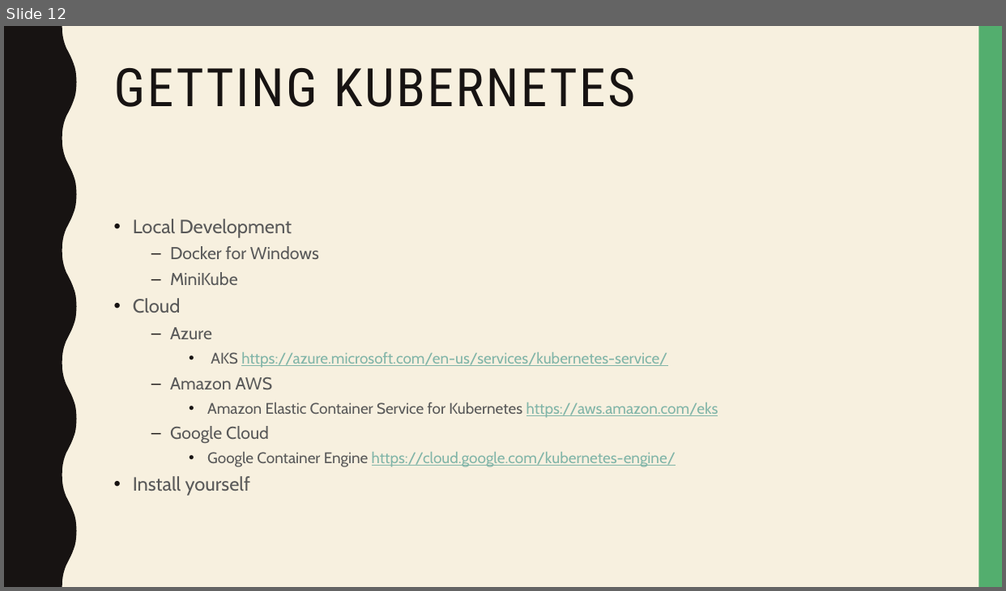
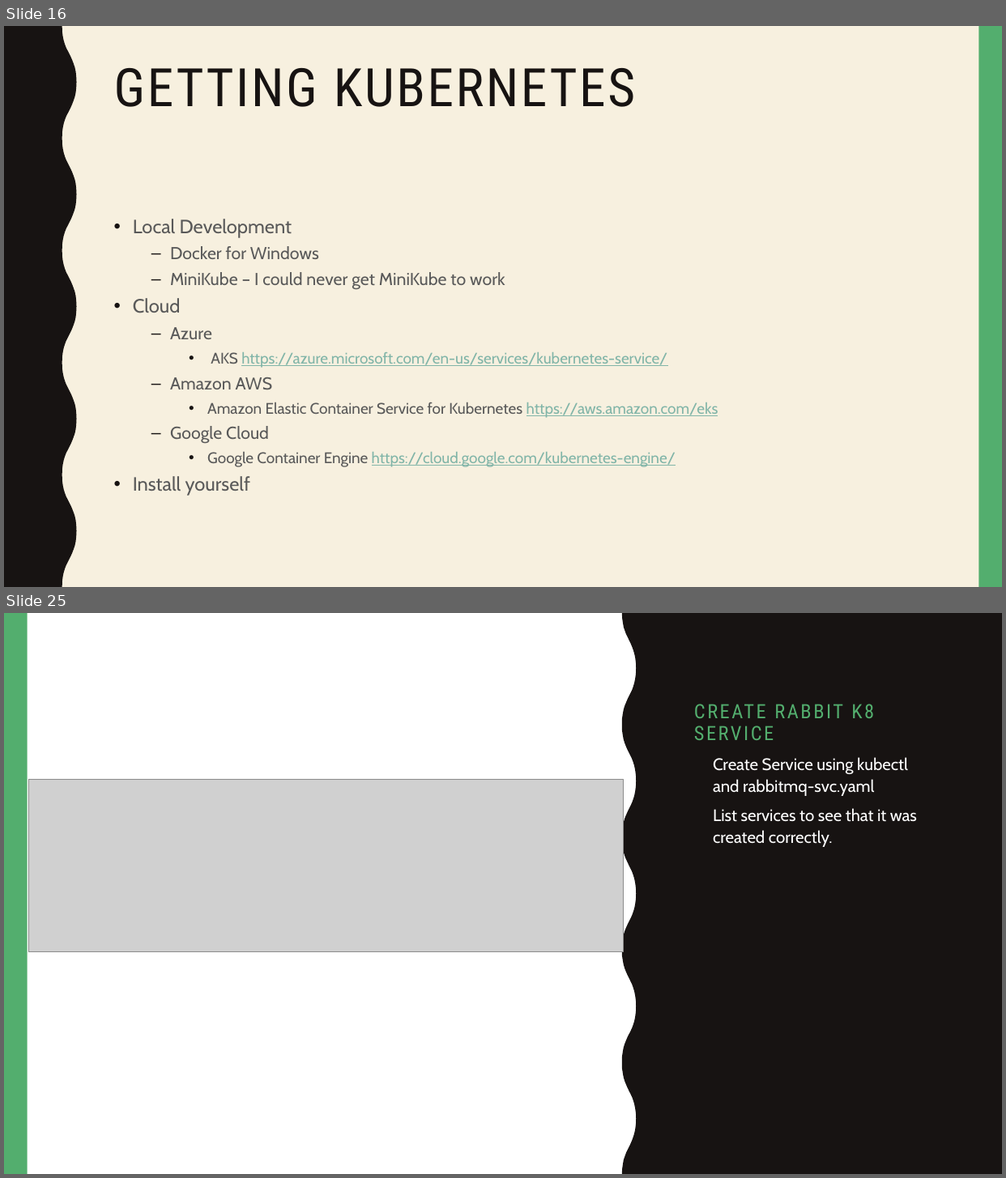
Before and after one commit to naveenvalecha/kubernetes-2018Presentation, a slide deck: k8 2018 Presentation.pptx. Shown one above the other, each under a label of ours: slide 12 before the commit, slides 16 and 25 after it; the slides between them are not shown. The pictures are 1006x591 and 1006x1178 pixels, drawn with LibreOffice and Linux fonts; fonts in the diff are those of the drawing; grey boxes stand for pictures. Boxes give left, top, right and bottom in pixels: in the first picture for what was removed or moved away, otherwise in the second. Text is boxed around its words. In the diff, an @@ line names an element or a change of style, - is before the commit and + after.

```diff
--- a/k8 2018 Presentation.pptx
+++ b/k8 2018 Presentation.pptx
@@ slide 25 added at (x1=4, y1=613, x2=1002, y2=1174), background #FFFFFF; not listed: 2 template elements that a slide beside it also shows @@
@@ rectangle added at (x1=4, y1=613, x2=1002, y2=1174), fill #FFFFFF @@
@@ rectangle added at (x1=4, y1=613, x2=27, y2=1174), fill #53AE6E @@
@@ freeform shape added at (x1=622, y1=613, x2=1002, y2=1174), fill #171312 @@
@@ title added at (x1=687, y1=650, x2=940, y2=748), 19 pt, text #53AE6E @@
+CREATE RABBIT K8 SERVICE
@@ text added at (x1=713, y1=757, x2=917, y2=847), 16 pt, text #FFFFFF @@
+• Create Service using kubectl and rabbitmq-svc.yaml
+• List services to see that it was created correctly.
@@ picture added at (x1=28, y1=779, x2=623, y2=952) @@
@@ what was slide 12 is now slide 16 @@
@@ slide 16 changed as well @@
@@ text at (x1=170, y1=272, x2=505, y2=290): text changed @@
-  – MiniKube
+  – MiniKube – I could never get MiniKube to work
```
Also in this commit, not shown: 2 other slides changed, 21 other slides added.
